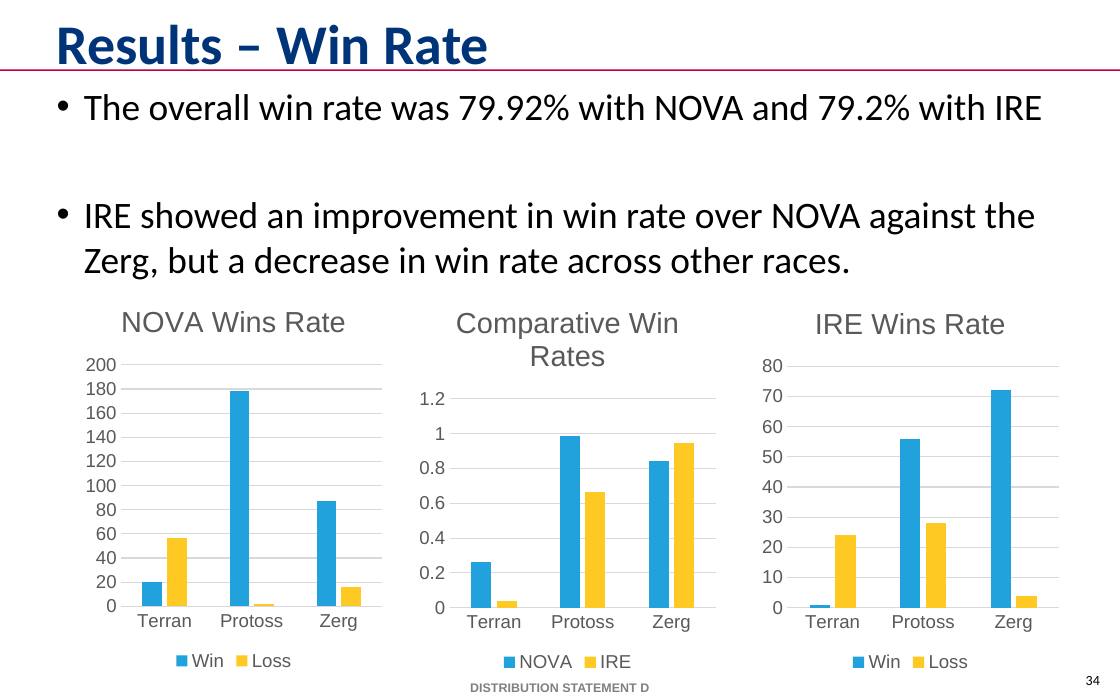
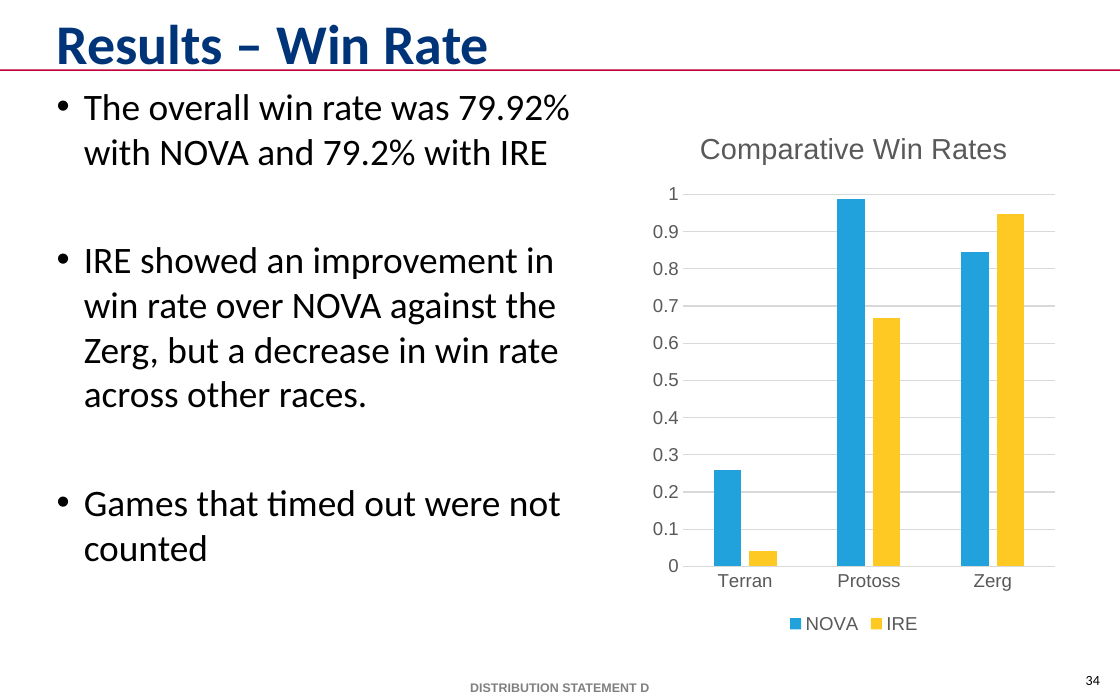
Before and after one commit to mikewkozak/IRE, a slide deck: slide 34 of Documentation/Thesis/Submission Draft/mkozak - Intent Recognition Engine.pptx. Drawn at 1120x700 pixels with LibreOffice and Linux fonts; fonts in the diff are those of the drawing; background and template pictures are left out. Boxes give left, top, right and bottom in pixels: in the first picture for what was removed or moved away, otherwise in the second. Text is boxed around its words. In the diff, an @@ line names an element or a change of style, - is before the commit and + after.

```diff
--- a/Documentation/Thesis/Submission Draft/mkozak - Intent Recognition Engine.pptx
+++ b/Documentation/Thesis/Submission Draft/mkozak - Intent Recognition Engine.pptx
@@ column chart at [644,108,1063,638] @@
@@ value axis changed @@
@@ column chart: place and size @@
-column chart at [413,284,722,676]
+column chart at [644,108,1063,638]
@@ column chart removed at [80,283,389,675] @@
-title "NOVA Wins Rate "
-categories: Terran, Protoss, Zerg
-Win: 20, 178, 87
-Loss: 57, 2, 16
@@ column chart removed at [756,284,1065,676] @@
-title "IRE Wins Rate "
-categories: Terran, Protoss, Zerg
-Win: 1, 56, 72
-Loss: 24, 28, 4
@@ text at [84,490,561,562]: paragraph added @@
+• Games that timed out were not counted
```
Also in this commit, not shown: 2 other slides changed, 4 slides added, 6 other files.
